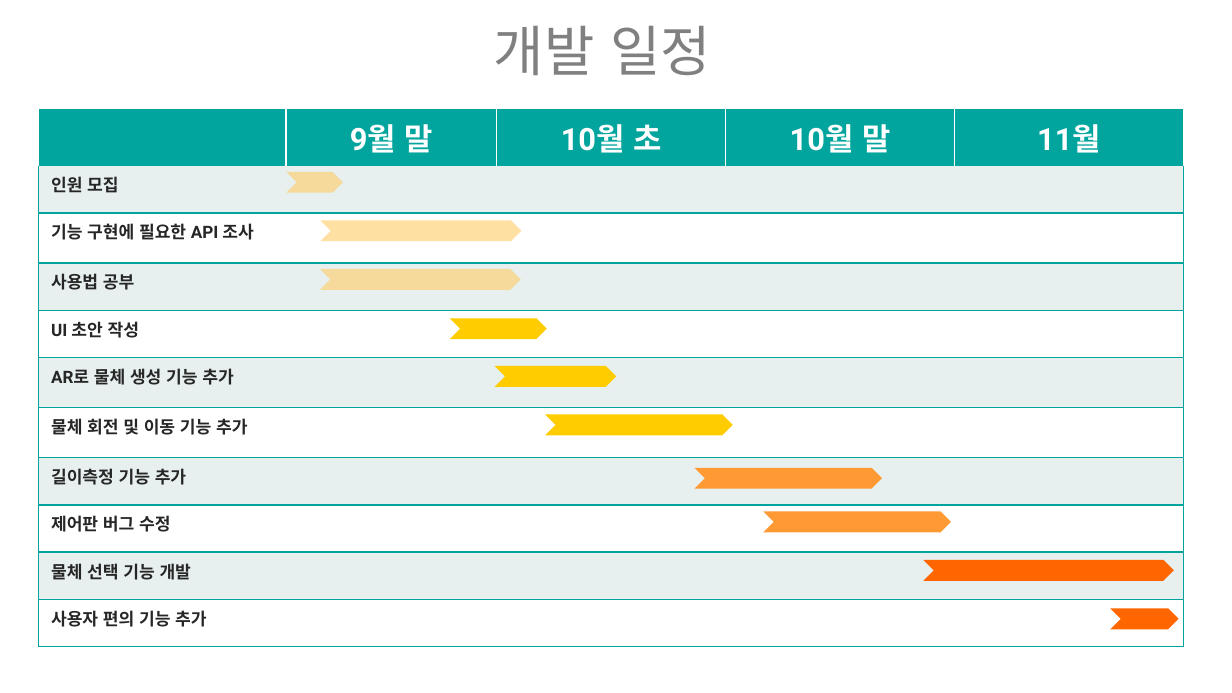
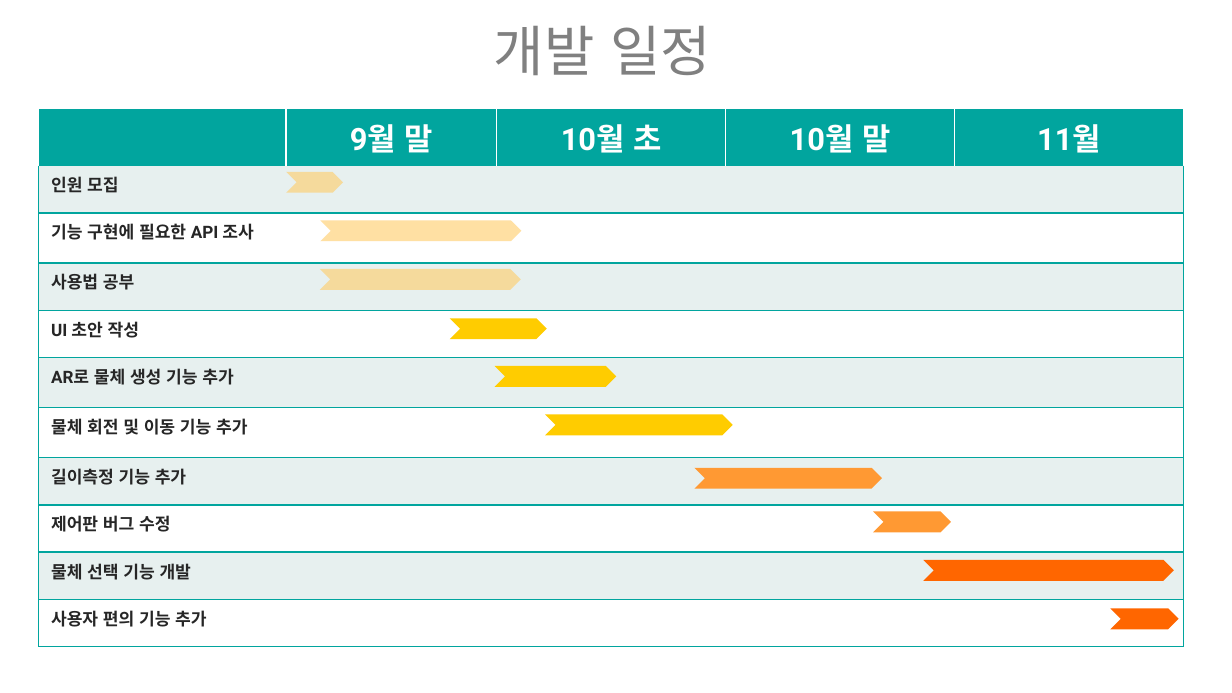
Before and after one commit to ptyoiy/ARwork, a slide deck: slide 13 of 호남-발표자료.pptx. Drawn at 1232x693 pixels with LibreOffice and Linux fonts; fonts in the diff are those of the drawing. Boxes give left, top, right and bottom in pixels: in the first picture for what was removed or moved away, otherwise in the second. Text is boxed around its words. In the diff, an @@ line names an element or a change of style, - is before the commit and + after.

```diff
--- a/호남-발표자료.pptx
+++ b/호남-발표자료.pptx
@@ table: place and size @@
-table at box(38, 108, 1184, 642)
+table at box(38, 108, 1184, 638)
@@ chevron: place and size @@
-chevron at box(764, 511, 951, 532)
+chevron at box(873, 511, 951, 532)
```
Also in this commit, not shown: 2 other slides changed, 4 slides added, 1 slide removed, 7 other files.
